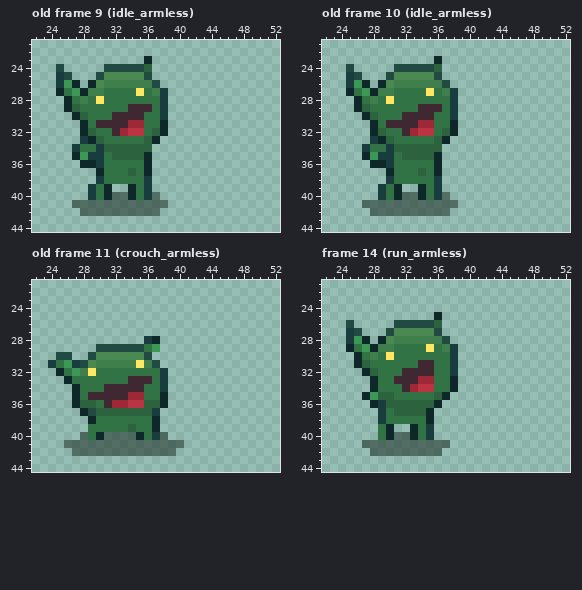
Pixel-art file, stored at assets/art/player/goblin.aseprite. The picture above was drawn from the file before the commit.
64x64 pixels, 23 frames. Shown: old frame 9 (idle_armless): x 22..52, y 21..44; old frame 10 (idle_armless): x 22..52, y 21..44; old frame 11 (crouch_armless): x 22..52, y 21..44; frame 14 (run_armless): x 22..52, y 21..44. The commit also changed other frames, which this record leaves out.
The same view after the edit:
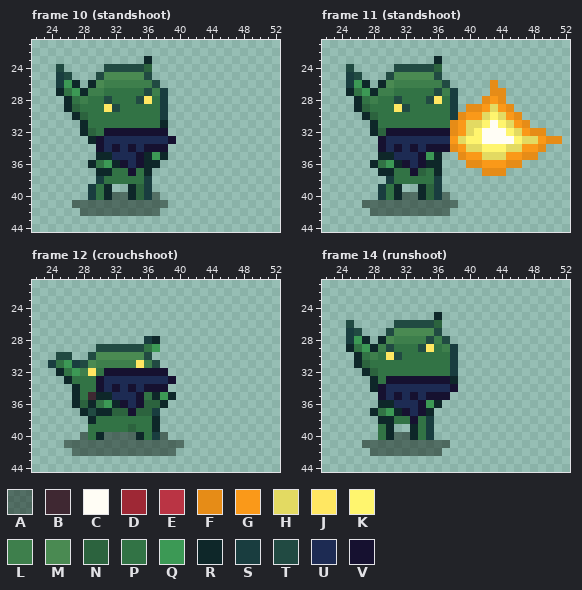
Palette (. is transparent): A #0d1c127d  B #3f2832  C #fffdf5  D #9e2835  E #ba3444  F #e68c17  G #fa9919  H #e3da62  J #ffe762  K #fff56e  L #3e7f4c  M #4a8a52  N #2c633e  P #327345  Q #3c9955  R #0e2729  S #193d3f  T #214a42  U #1d2b53  V #161130
A new or re-ordered frame is compared with the old frame closest to it.
The exact change:
frames 23 -> 19
frames re-ordered
Changed rows in their new state; - is an unchanged pixel.
Frame 10 (standshoot) against old frame 9 (idle_armless):
first column x 27:
27 --------PT---
28 ---PT---TJ---
29 ----JT-PPP---
30 -----PPPP----
31 ---PPPPPP----
32 ----VVVVVVVV-
33 -.-VUUUUUUUUV
34 ...VUVUVUVVV-
35 ...RRUUUV-QR-
36 -.-PQRVUV-R--
37 ----R--V-----
39 --------N----
40 --------N----
Frame 11 (standshoot) against old frame 10 (idle_armless):
first column x 27:
26 ----------------F--------
27 --------PT------FF-------
28 ---PT---TJ-----FGF-------
29 ----JT-PPP---FFGHGF------
30 -----PPPP---FGGHKHGF-----
31 ---PPPPPP--FGHHKCKHGF----
32 ---VVVVVVVVFGHKCCCKHGFF--
33 -.VUUUUUUUUGHKKCCCCKHHGFF
34 ..VUVUVUVVVFGHHKKKHHGGF--
35 ..RRUUUVQ---FGGHHHGGFF---
36 --PQRVUVR----FFGGGFF-----
37 --R---V--------FFF-------
39 --------N----------------
40 --------N----------------
Frame 12 (crouchshoot) against old frame 11 (crouch_armless), layer "weapon":
first column x 29:
32 --VVVVVVVV-
33 -VUUUUUUUUV
34 -VUVUVUVVV-
35 -RRUUUV-RQR
36 R-QRVUV----
37 -RR--V-----
Frame 14 (runshoot), layers "weapon", "detail", "head":
first column x 27:
28 --------T---
29 ---T---T----
30 ----T-------
31 -------PP---
32 -----PPPP---
33 ---VVVVVVVV-
34 --VUUUUUUUUV
35 ..VUVUVUVVV-
36 -.RRUUUVQ---
37 -RPQRVUV----
38 --RR--V-S---
Boxes around the changes in both pictures, in picture pixels (x1, y1, x2, y2):
changed: (72, 88, 176, 200)
changed: (362, 80, 562, 200)
changed: (88, 368, 176, 416)
changed: (362, 336, 458, 424)
